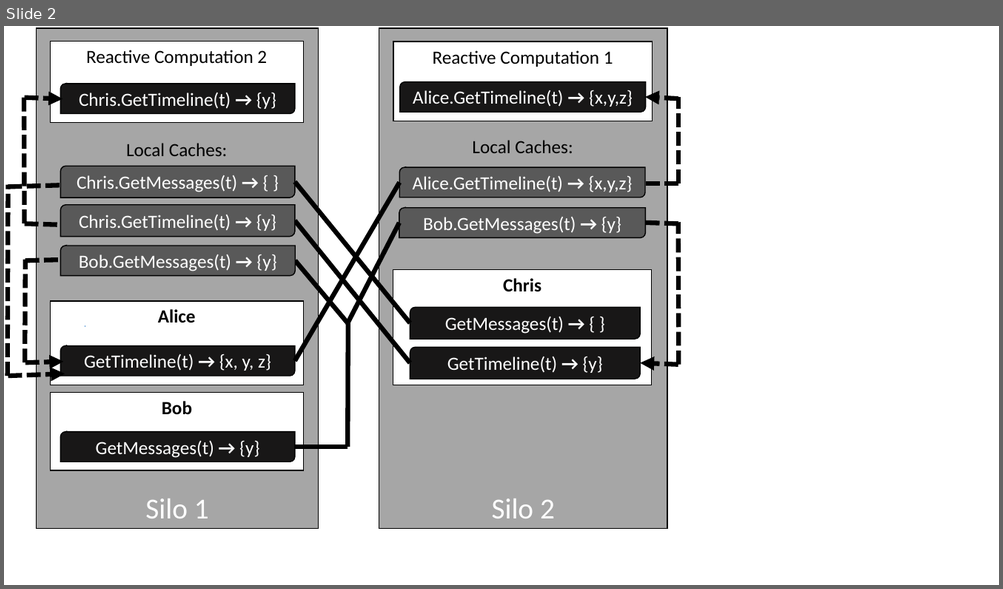
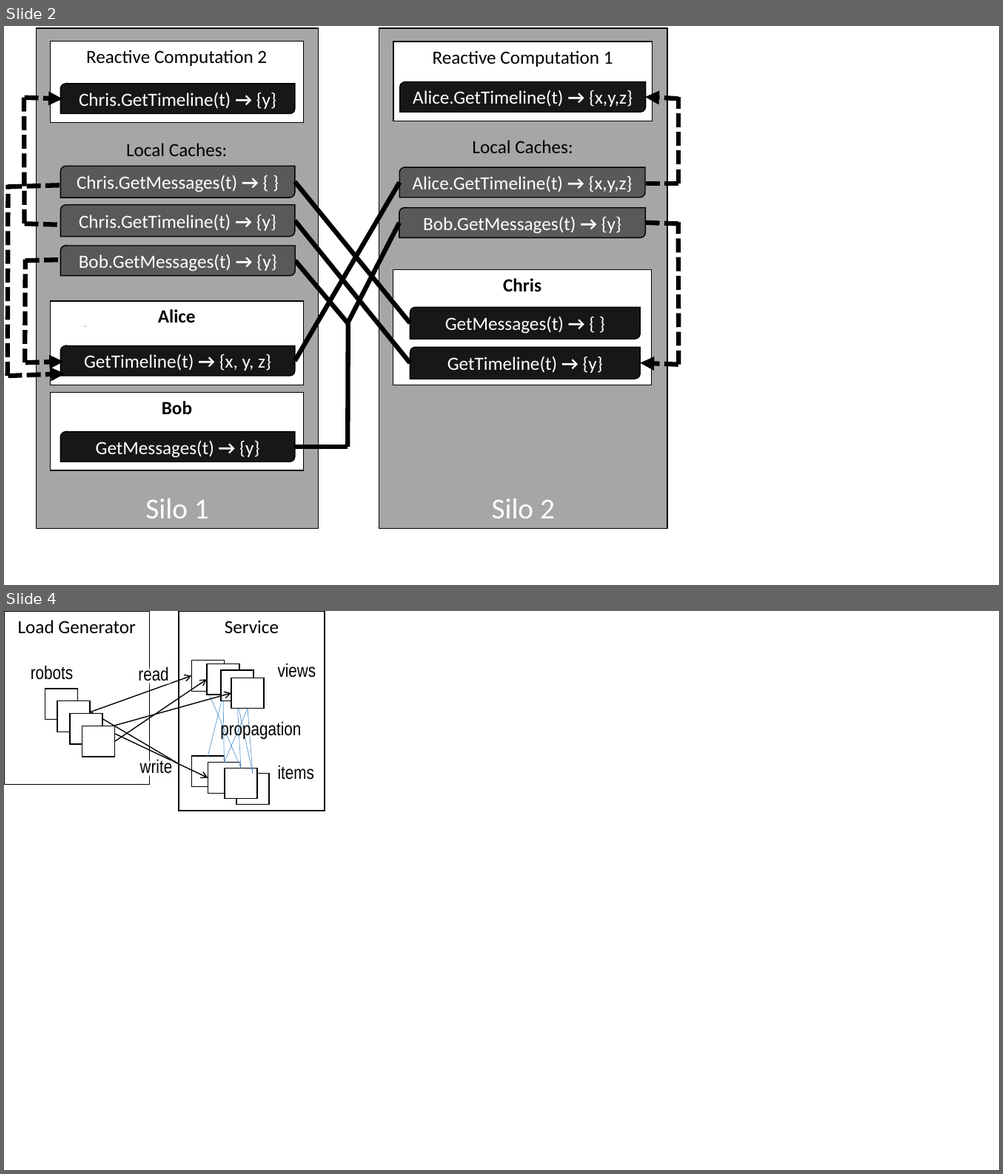
Before and after one commit to sebastianburckhardt/orleans, a slide deck: figs/Figures.pptx. Shown one above the other, each under a label of ours: slide 2 before the commit, slides 2 and 4 after it; the slides between them are not shown. The pictures are 1003x589 and 1003x1174 pixels, drawn with LibreOffice and Linux fonts; fonts in the diff are those of the drawing. Boxes give left, top, right and bottom in pixels: in the first picture for what was removed or moved away, otherwise in the second. Text is boxed around its words. In the diff, an @@ line names an element or a change of style, - is before the commit and + after.

```diff
--- a/figs/Figures.pptx
+++ b/figs/Figures.pptx
@@ slide 4 added at <box>4,611,999,1170</box>, background #FFFFFF @@
@@ rectangle added at <box>4,611,150,785</box>, fill #FFFFFF, outline #000000 1 pt, 18 pt, text #000000 @@
+Load Generator
@@ rectangle added at <box>179,611,324,811</box>, fill #FFFFFF, outline #000000 1 pt, 18 pt, text #000000 @@
+Service
@@ text added at <box>31,665,73,680</box>, 18 pt, text #000000 @@
+robots
@@ arrow added from (86, 714) to (191, 676), #000000 1 pt @@
@@ text added at <box>138,665,168,685</box>, 18 pt, text #000000 @@
+read
@@ rectangle added at <box>191,661,224,691</box>, fill #FFFFFF, outline #000000 1 pt @@
@@ rectangle added at <box>207,664,240,695</box>, fill #FFFFFF, outline #000000 1 pt @@
@@ rectangle added at <box>221,670,254,701</box>, fill #FFFFFF, outline #000000 1 pt @@
@@ text added at <box>278,663,316,678</box>, 18 pt, text #000000 @@
+views
@@ rectangle added at <box>45,689,78,719</box>, fill #FFFFFF, outline #000000 1 pt @@
@@ arrow added from (102, 729) to (232, 693), #000000 1 pt @@
@@ arrow added from (115, 741) to (207, 680), #000000 1 pt @@
@@ line added from (208, 757) to (223, 695), #5B9BD5 0.5 pt @@
@@ line added from (208, 691) to (241, 769), #5B9BD5 0.5 pt @@
@@ line added from (224, 763) to (223, 695), #5B9BD5 0.5 pt @@
@@ rectangle added at <box>232,678,264,709</box>, fill #FFFFFF, outline #000000 1 pt @@
@@ rectangle added at <box>58,701,91,732</box>, fill #FFFFFF, outline #000000 1 pt @@
@@ rectangle added at <box>70,714,102,744</box>, fill #FFFFFF, outline #000000 1 pt @@
@@ arrow added from (78, 704) to (191, 772), #000000 1 pt @@
@@ text added at <box>220,720,301,740</box>, 18 pt, text #000000 @@
+propagation
@@ line added from (247, 709) to (224, 763), #5B9BD5 0.5 pt @@
@@ line added from (238, 701) to (253, 774), #5B9BD5 0.5 pt @@
@@ line added from (238, 701) to (241, 769), #5B9BD5 0.5 pt @@
@@ line added from (247, 709) to (253, 774), #5B9BD5 0.5 pt @@
@@ rectangle added at <box>82,726,115,757</box>, fill #FFFFFF, outline #000000 1 pt @@
@@ arrow added from (99, 726) to (208, 778), #000000 1 pt @@
@@ text added at <box>140,758,173,777</box>, 18 pt, text #000000 @@
+write
@@ rectangle added at <box>191,757,224,787</box>, fill #FFFFFF, outline #000000 1 pt @@
@@ rectangle added at <box>208,763,241,793</box>, fill #FFFFFF, outline #000000 1 pt @@
@@ text added at <box>278,765,314,780</box>, 18 pt, text #000000 @@
+items
@@ rectangle added at <box>225,769,258,799</box>, fill #FFFFFF, outline #000000 1 pt @@
@@ rectangle added at <box>236,774,269,804</box>, fill #FFFFFF, outline #000000 1 pt @@
```
Also in this commit, not shown: 1 other slide added, 5 other files.
